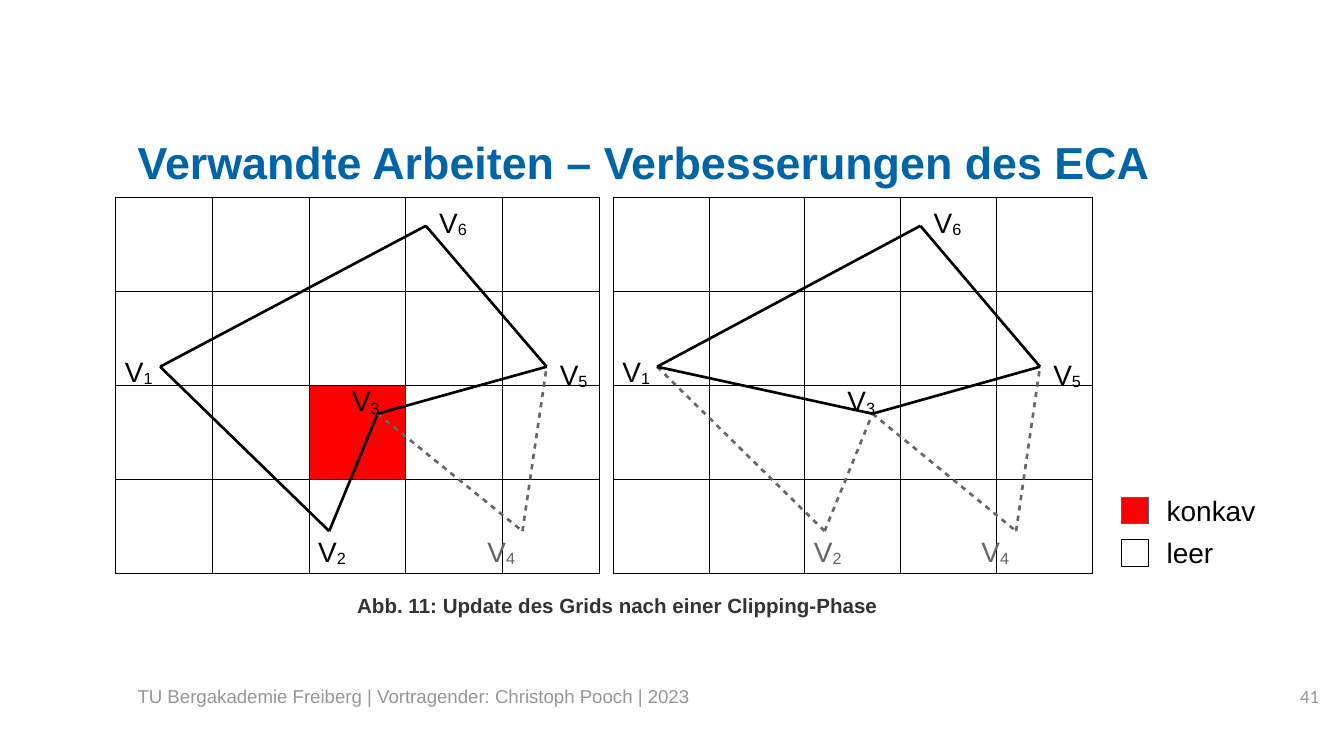
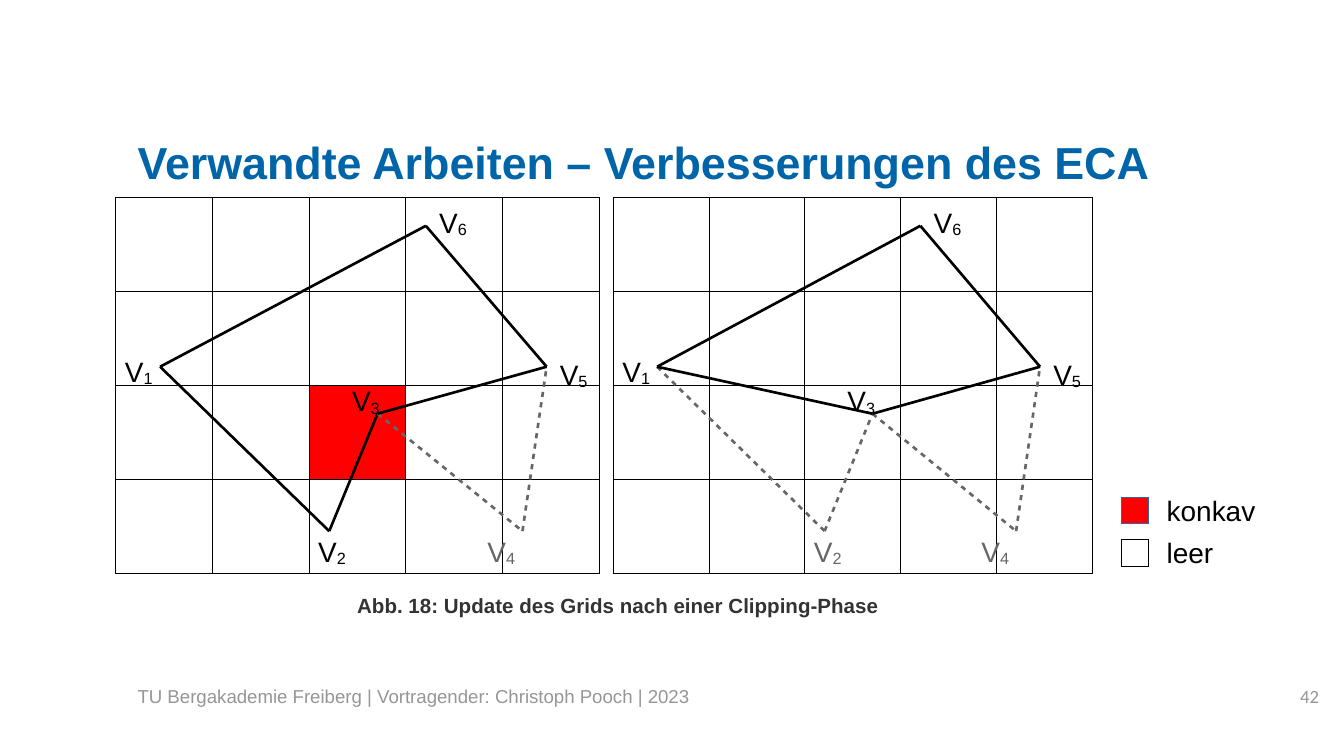
Before and after one commit to LordofUndeads/Bachelorarbeit, a slide deck: slide 42 of Verteidigung/BA_Verteidigung.odp (slide 41 before the commit). Drawn at 1344x756 pixels with LibreOffice and Linux fonts; fonts in the diff are those of the drawing; background and template pictures are left out. Boxes give left, top, right and bottom in pixels: in the first picture for what was removed or moved away, otherwise in the second. Text is boxed around its words. In the diff, an @@ line names an element or a change of style, - is before the commit and + after.

```diff
--- a/Verteidigung/BA_Verteidigung.odp
+++ b/Verteidigung/BA_Verteidigung.odp
@@ text at [357, 598, 878, 618]: text changed @@
-Abb. 11: Update des Grids nach einer Clipping-Phase
+Abb. 18: Update des Grids nach einer Clipping-Phase
@@ page number at [1300, 691, 1319, 703]: text changed @@
-41
+42
```
Also in this commit, not shown: 30 other slides changed, 22 slides added, 3 other files.
